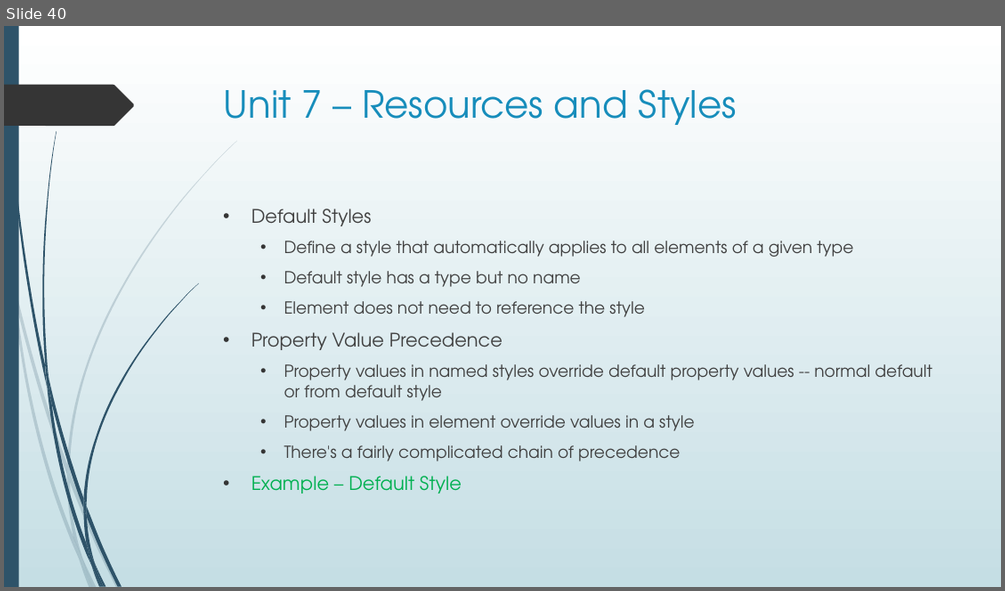
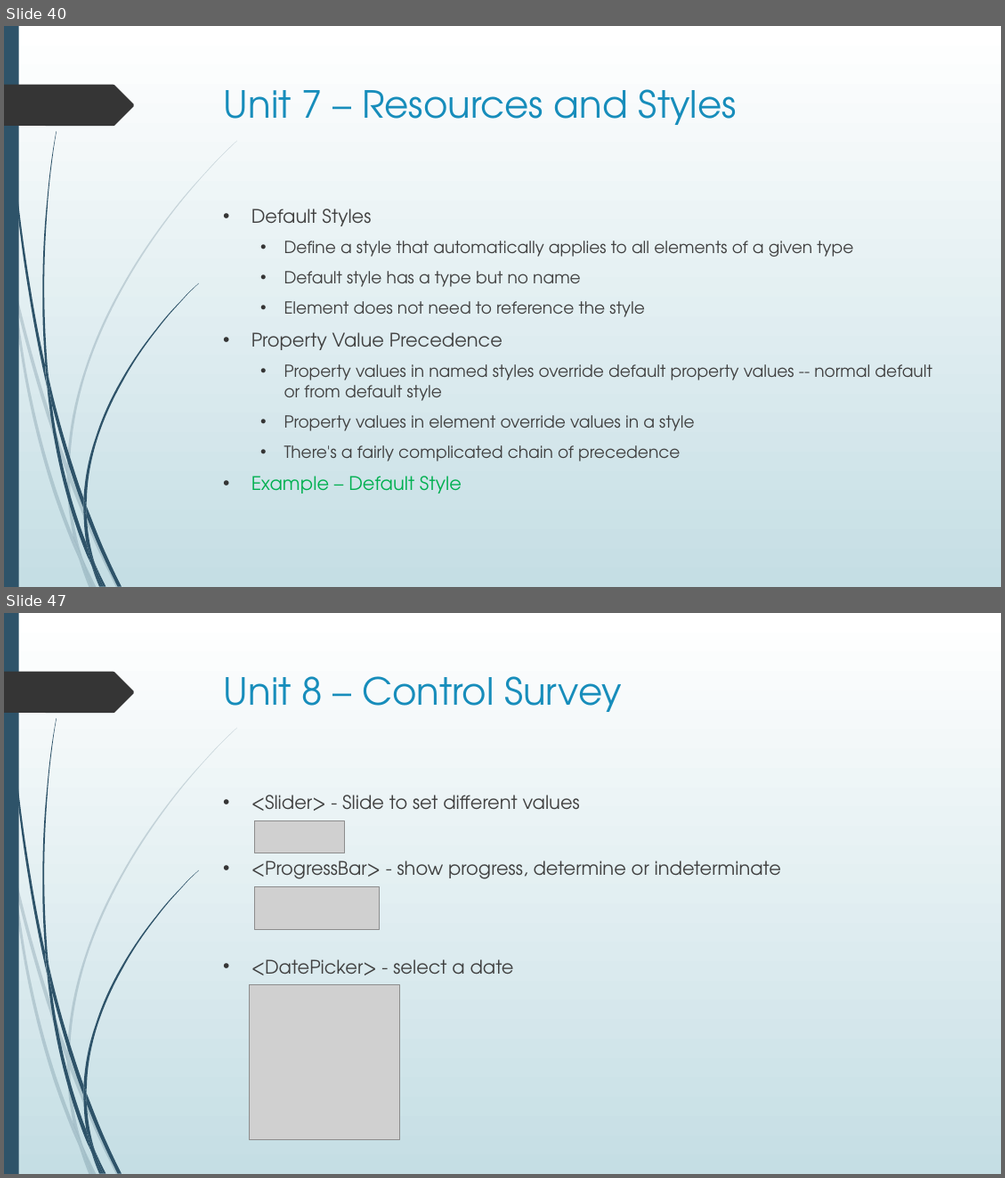
Before and after one commit to seanpsexton/wpf-workshop-solutions, a slide deck: WPF-Workshop-Sexton-Oct2023.pptx. Shown one above the other, each under a label of ours: slide 40 before the commit, slides 40 and 47 after it; the slides between them are not shown. The pictures are 1005x591 and 1005x1178 pixels, drawn with LibreOffice and Linux fonts; fonts in the diff are those of the drawing; grey boxes stand for pictures. Boxes give left, top, right and bottom in pixels: in the first picture for what was removed or moved away, otherwise in the second. Text is boxed around its words. In the diff, an @@ line names an element or a change of style, - is before the commit and + after.

Commit message:
Content thru Unit 8

```diff
--- a/WPF-Workshop-Sexton-Oct2023.pptx
+++ b/WPF-Workshop-Sexton-Oct2023.pptx
@@ slide 47 added at [4,613,1001,1174], background gradient #FFFFFF to #C5DEE5; not listed: 24 template elements that a slide beside it also shows @@
@@ title added at [224,676,621,712], 36 pt, text #178DBB @@
+Unit 8 – Control Survey
@@ text added at [251,795,781,975], 18 pt, text #404040 @@
+• <Slider> - Slide to set different values
+• <ProgressBar> - show progress, determine or indeterminate
+• <DatePicker> - select a date
@@ picture added at [255,821,345,853] @@
@@ picture added at [255,887,380,929] @@
@@ picture added at [250,985,399,1140] @@
```
Also in this commit, not shown: 1 slide changed, 7 other slides added.
